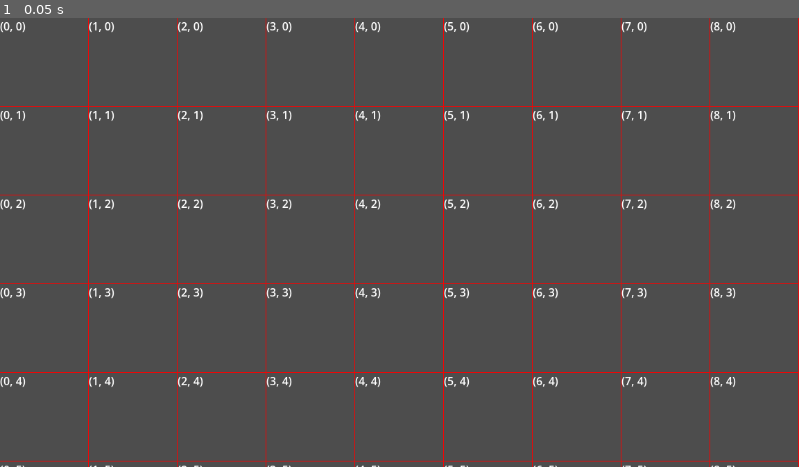
Above: before the commit, frame 1.
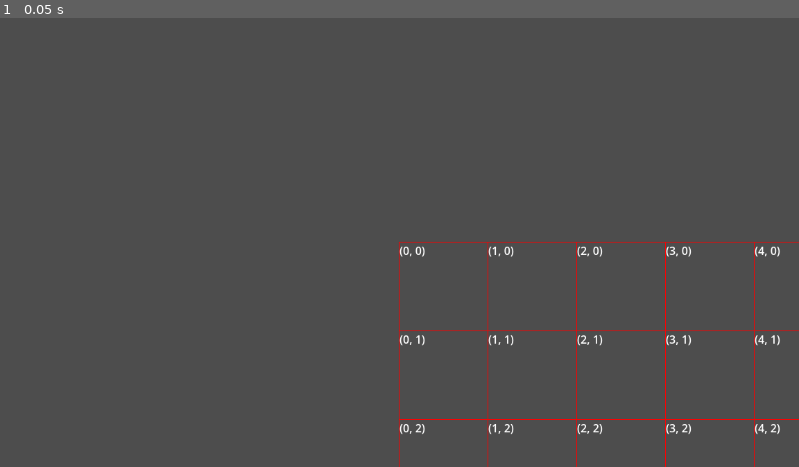
Above: after the commit, the same moment.

Repository: TomRafferty/Godot-2D-Grid-Camera-Movement
Game: Godot game, scene res://main.tscn
Same seed, same stepped clock (60 frames per second), same inputs: the game is played once before the commit and once after it.
Inputs:
- Up to frame 1 (0.05 s): no input

The runs differ from the first frame. In frame 1, 5.1% of the frame differs, in the area x 0-100%, y 0-100%.

Commit message:
added basic camera movement with mouse

Diff:
--- /dev/null
+++ b/Camera.gd
@@ -0,0 +1,12 @@
+extends Camera2D
+
+var zoom_speed: float = 0.05
+var zoom_min: float = 0.001
+var zoom_max: float = 2.0
+var drag_sensitivity: float = 1.0
+
+func _input(event):
+	if event is InputEventMouseMotion and Input.is_mouse_button_pressed(MOUSE_BUTTON_MIDDLE):
+		#get the previous frame's mouse position relative to the current frame's mouse position
+		#and multiply it by drag_sensitivity to give a new position.
+		position -= event.relative * drag_sensitivity
--- a/main.tscn
+++ b/main.tscn
@@ -1,7 +1,8 @@
-[gd_scene load_steps=3 format=3 uid="uid://dypjk10mjoah"]
+[gd_scene load_steps=4 format=3 uid="uid://dypjk10mjoah"]
 
 [ext_resource type="Script" path="res://Main.gd" id="1_xplat"]
 [ext_resource type="Script" path="res://Grid.gd" id="2_a6hbm"]
+[ext_resource type="Script" path="res://Camera.gd" id="3_tvgh1"]
 
 [node name="Main" type="Node2D"]
 script = ExtResource("1_xplat")
@@ -10,3 +11,6 @@
 script = ExtResource("2_a6hbm")
 
 [node name="debug_rect_container" type="Container" parent="Grid"]
+
+[node name="Camera" type="Camera2D" parent="."]
+script = ExtResource("3_tvgh1")
